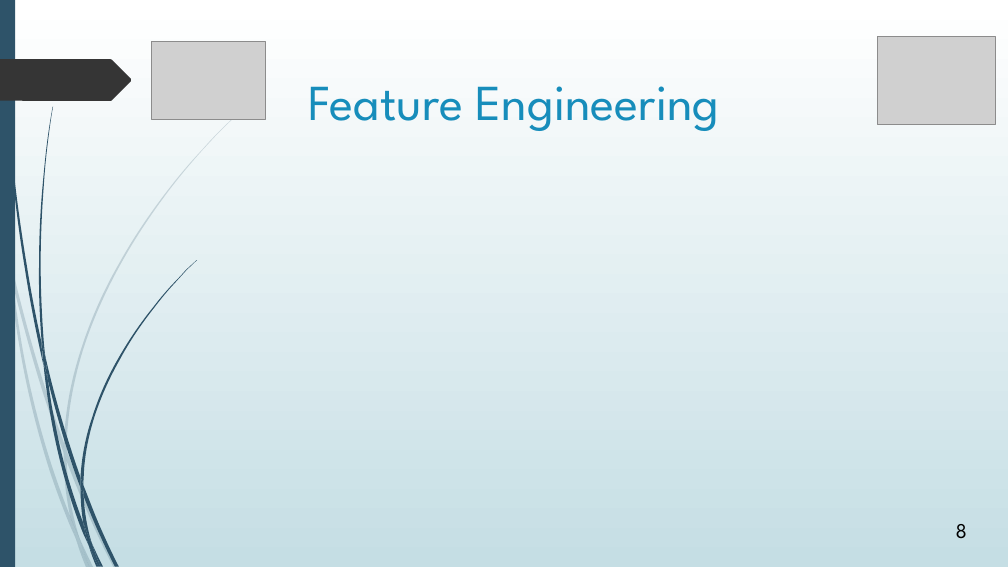
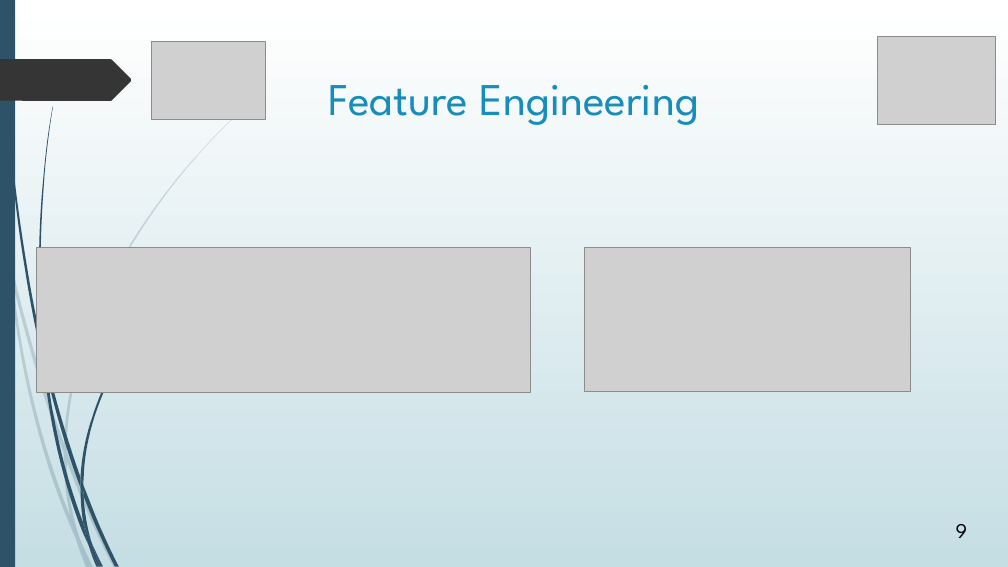
Before and after one commit to avasile96/CAD, a slide deck: slide 9 of Presentation_updated.pptx (slide 8 before the commit). Drawn at 1008x567 pixels with LibreOffice and Linux fonts; fonts in the diff are those of the drawing; grey boxes stand for pictures. Boxes give left, top, right and bottom in pixels: in the first picture for what was removed or moved away, otherwise in the second. Text is boxed around its words. In the diff, an @@ line names an element or a change of style, - is before the commit and + after.

Commit message:
up

```diff
--- a/Presentation_updated.pptx
+++ b/Presentation_updated.pptx
@@ title "Feature Engineering" at (x1=329, y1=85, x2=699, y2=125): size 48 to 43.2 pt @@
@@ picture added at (x1=37, y1=247, x2=531, y2=392) @@
@@ picture added at (x1=585, y1=247, x2=911, y2=392) @@
@@ freeform shape removed at (x1=42, y1=340, x2=48, y2=382) @@
@@ page number at (x1=956, y1=524, x2=968, y2=538): text changed @@
-8
+9
```
Also in this commit, not shown: 3 other slides changed, 2 slides added, 2 slides removed.
